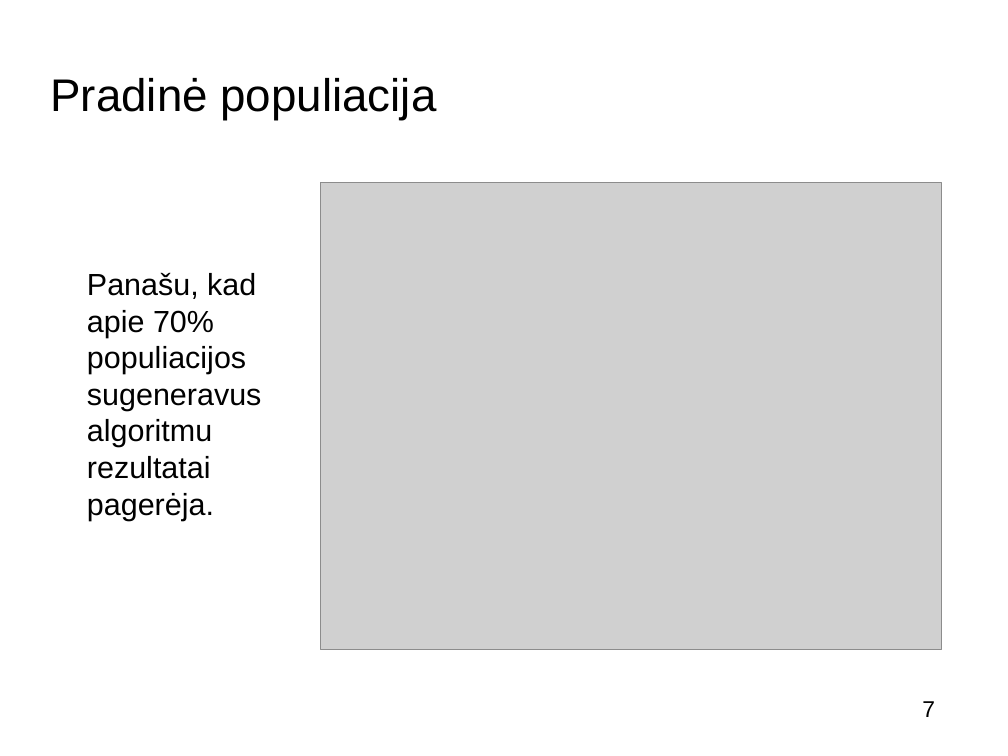
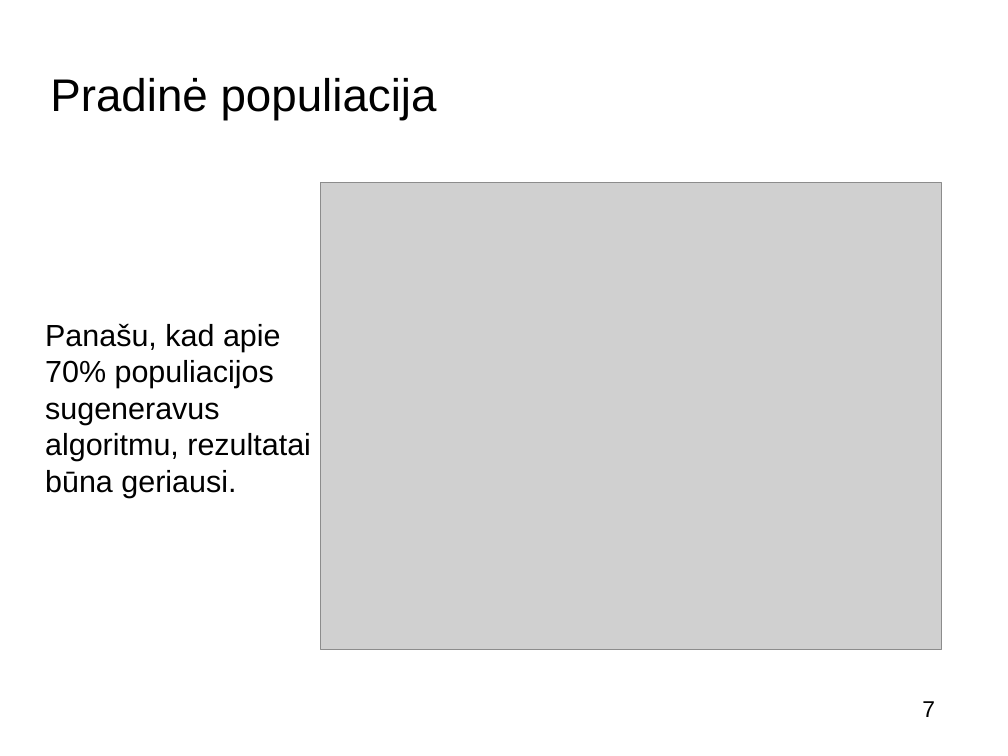
Before and after one commit to buz-zard/_archive, a slide deck: slide 7 of final-thesis/doc/presentation_[K.Š.].odp. Drawn at 1008x756 pixels with LibreOffice and Linux fonts; fonts in the diff are those of the drawing; grey boxes stand for pictures; background and template pictures are left out. Boxes give left, top, right and bottom in pixels: in the first picture for what was removed or moved away, otherwise in the second. Text is boxed around its words. In the diff, an @@ line names an element or a change of style, - is before the commit and + after.

```diff
--- a/final-thesis/doc/presentation_[K.Š.].odp
+++ b/final-thesis/doc/presentation_[K.Š.].odp
@@ text at [45, 323, 311, 498]: text changed @@
-Panašu, kad apie 70% populiacijos sugeneravus algoritmu rezultatai pagerėja.
+Panašu, kad apie 70% populiacijos sugeneravus algoritmu, rezultatai būna geriausi.
```
Also in this commit, not shown: 8 other slides changed, 2 slides added, 3 slides removed, 1 other file.
